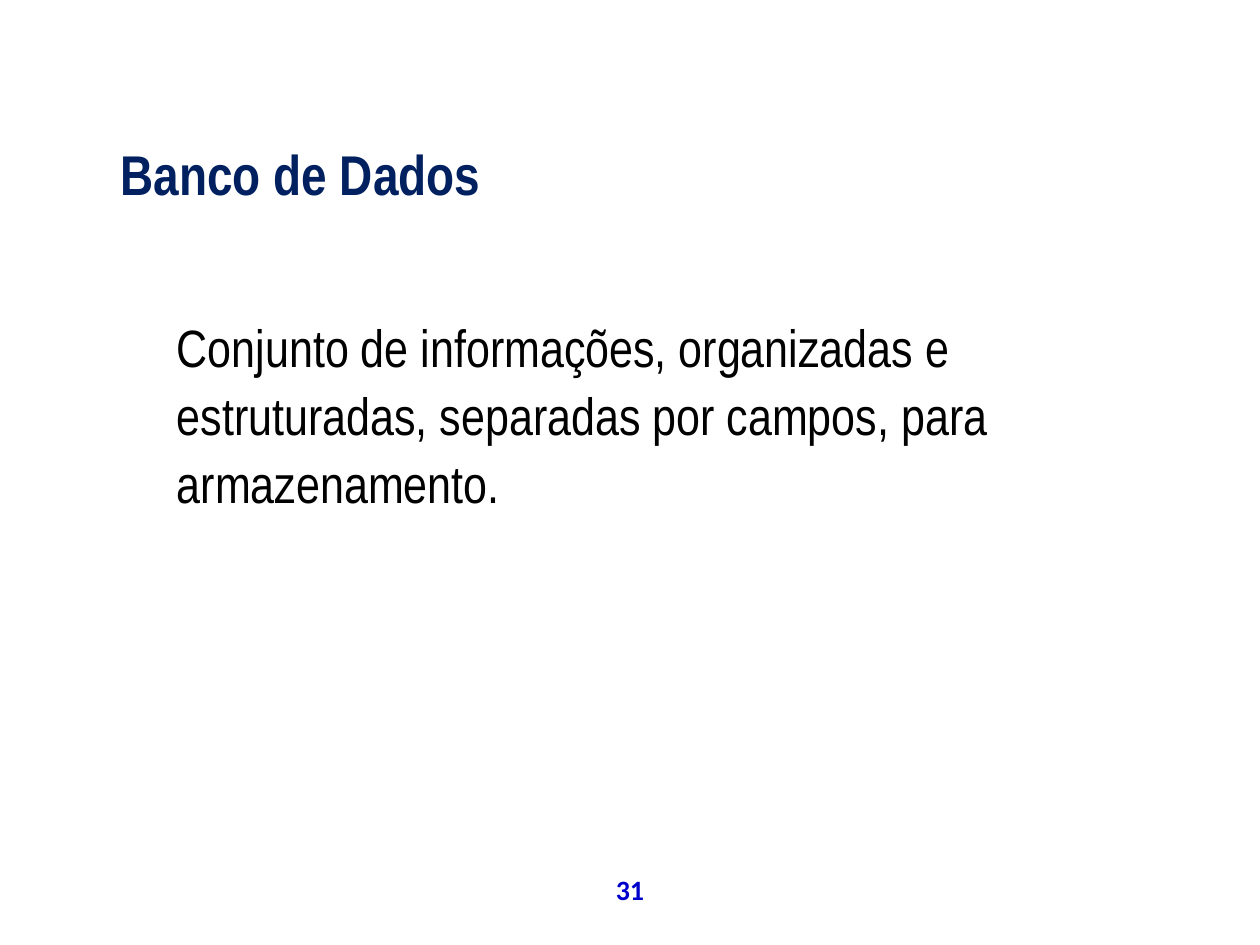
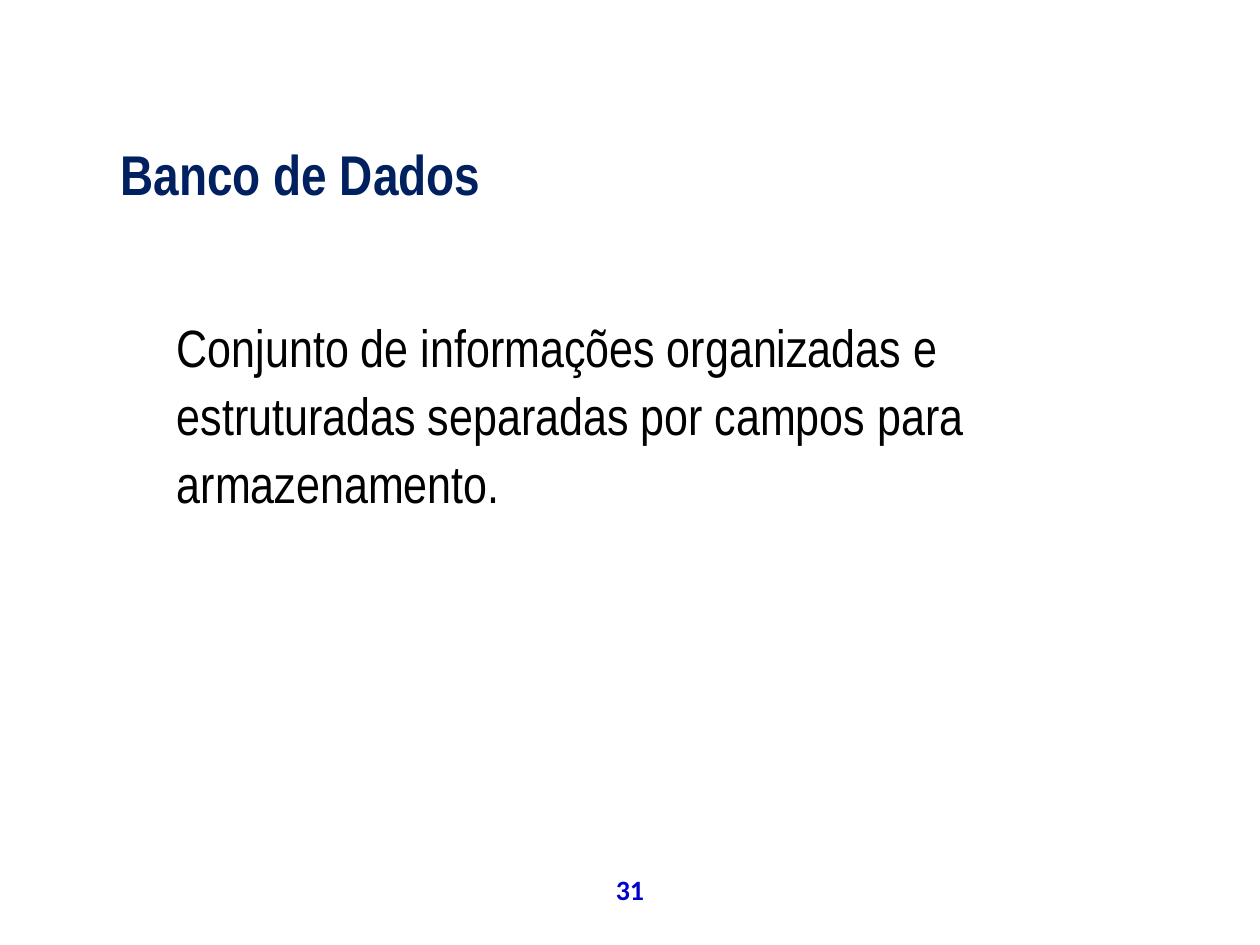
Before and after one commit to theoziran/sislodim, a slide deck: slide 31 of documentos/ProjetoPSA/Apresentação Final.ppt. Drawn at 1260x945 pixels with LibreOffice and Linux fonts; fonts in the diff are those of the drawing; background and template pictures are left out. Boxes give left, top, right and bottom in pixels: in the first picture for what was removed or moved away, otherwise in the second. Text is boxed around its words. In the diff, an @@ line names an element or a change of style, - is before the commit and + after.

```diff
--- a/documentos/ProjetoPSA/Apresentação Final.ppt
+++ b/documentos/ProjetoPSA/Apresentação Final.ppt
@@ text at (x1=177, y1=329, x2=963, y2=504): text changed @@
-Conjunto de informações, organizadas e estruturadas, separadas por campos, para armazenamento.
+Conjunto de informações organizadas e estruturadas separadas por campos para armazenamento.
```
Also in this commit, not shown: 11 other slides changed, 1 slide added.
